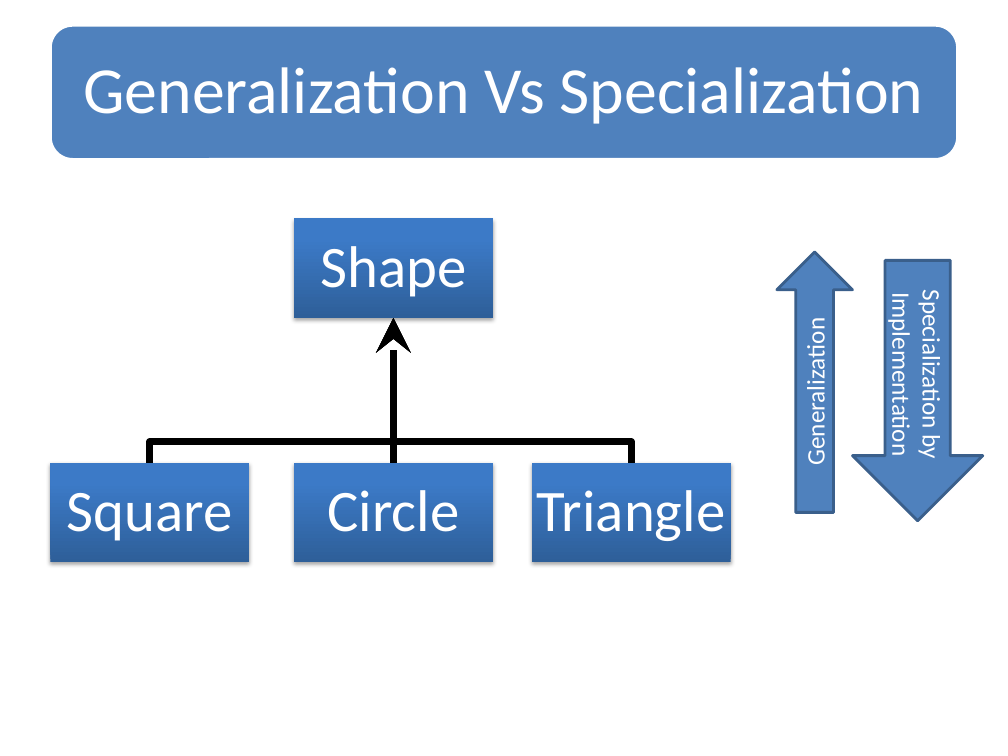
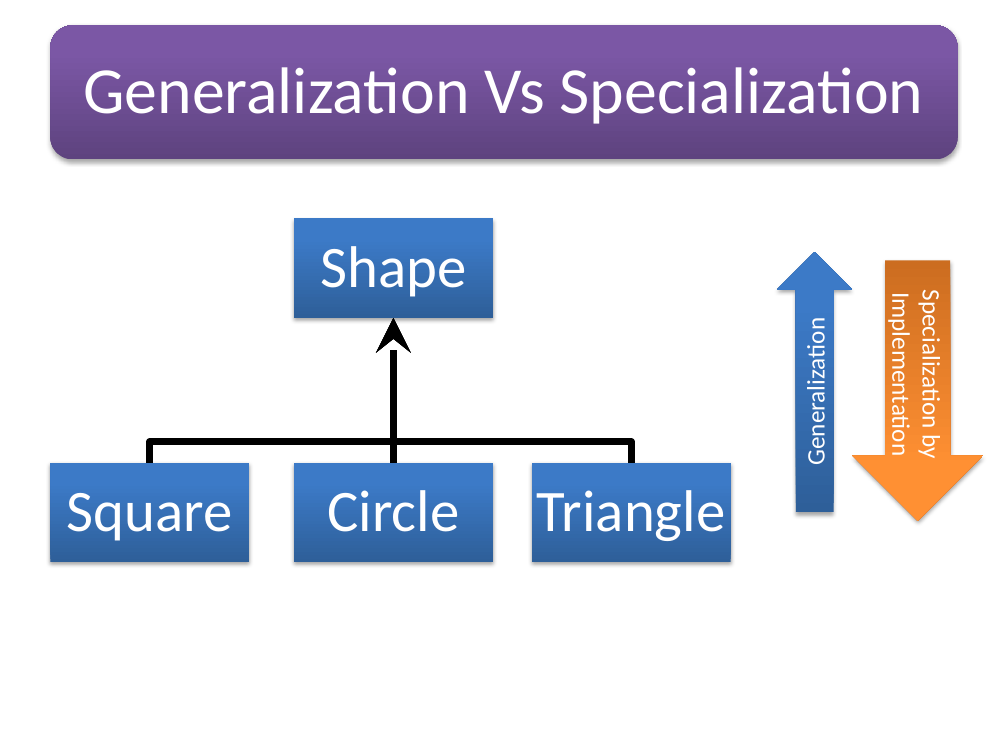
Before and after one commit to soyebparvez/DesignPatternData, a slide deck: slide 5 of Design Principle.pptx (slide 9 before the commit). Drawn at 1008x756 pixels with LibreOffice and Linux fonts; fonts in the diff are those of the drawing. Boxes give left, top, right and bottom in pixels: in the first picture for what was removed or moved away, otherwise in the second. Text is boxed around its words. In the diff, an @@ line names an element or a change of style, - is before the commit and + after.

```diff
--- a/Design Principle.pptx
+++ b/Design Principle.pptx
@@ rounded rectangle at bbox=[50, 25, 958, 159]: fill #4F81BD to gradient #5F4480 to #7B58A6 to #7C57A8; outline #FFFFFF 2 pt to none; shadow on @@
@@ up arrow "Generalization" at bbox=[777, 252, 853, 512]: fill #4F81BD to gradient #2F5F99 to #3D7CC7 to #3A7CCB; outline #3A5F8C 2 pt to none; shadow on @@
@@ up arrow "Specialization by Implementation" at bbox=[853, 260, 983, 520]: fill #4F81BD to gradient #CC6E20 to #FF9034 to #FF9136; outline #3A5F8C 2 pt to none; shadow on @@
```
Also in this commit, not shown: 12 other slides changed, 1 slide added, 7 slides removed.
